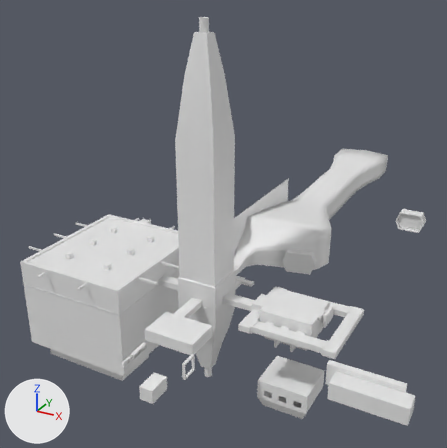
The Blender file Assets/Models/BunkerLevel.blend as it was, and as the next commit left it.
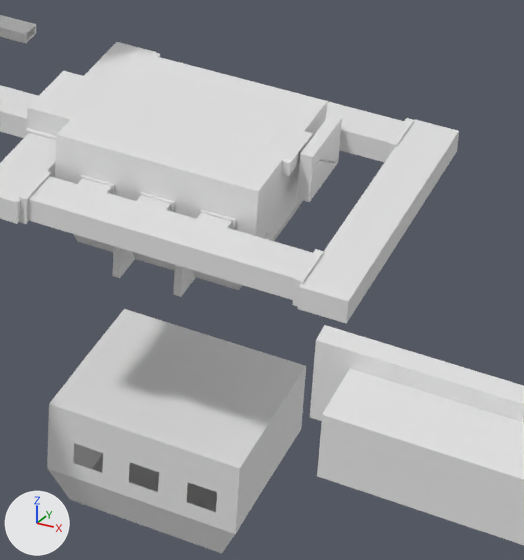
The first picture shows the older version from a camera (50 mm lens) standing at (287.0, -487.0, 329.0) and looking at (-39.0, 106.0, 33.0). The close-ups show both versions on the part from 55% to 85% of the width and 61% to 94% of the height of that picture; other places that the commit changed are outside them. Every picture has the same lights, and +X, +Y and +Z are marked at lower left.
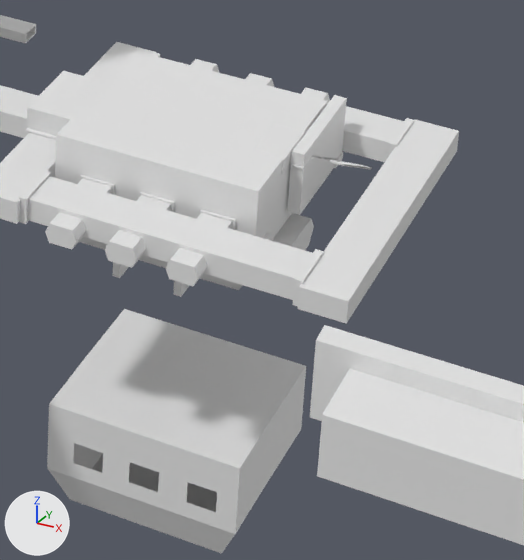
Edits to the bpy script that builds the scene:
```text
Change me_cube_113:
    remove me_cube_113.from_pydata(...)  # 8 vertices, 6 faces; spans x -1.9..1.3, y -10.5..10.3, z -7.7..5.3
    add me_cube_113.from_pydata(...)  # 80 vertices, 76 faces; spans x -1.9..1.3, y -10.5..20.1, z -12.1..5.3
    me_cube_113 part 1: 6 vertices removed from x -1.9..1.3, y -10.5..10.3, z -7.7..5.3; 78 vertices added at x -1.9..1.3, y -10.5..20.1, z -12.1..5.3
Change me_cube_117:
    remove me_cube_117.from_pydata(...)  # 500 vertices, 380 faces; spans x -1.7..1.7, y -9.1..6.9, z -4.1..3.9
    add me_cube_117.from_pydata(...)  # 8 vertices, 6 faces; spans x -0.2..0.2, y -1.7..1.7, z -0.2..0.2
    me_cube_117 part 2: the loose piece of 8 vertices spanning x -1.7..1.7, y -0.4..0.0, z -0.1..0.3 is turned 90 degrees about the z axis through its middle, then moved by (0.0, 0.2, -0.1)
    me_cube_117 part 3: 59 loose pieces with 492 vertices, spanning x -1.7..1.7, y -9.1..6.9, z -4.1..3.9, are deleted
Change ob_cube_074:
    ob_cube_074.location: (122.4, 0.0, 14.1) -> (120.6, 0.0, 14.1)
Change ob_cube_076:
    ob_cube_076.location: (129.7, 7.6, 10.5) -> (127.5, 7.6, 10.5)
Change ob_cube_078:
    ob_cube_078.location: (129.5, 8.4, 8.4) -> (135.3, 3.2, 12.1)
    ob_cube_078.rotation_euler: (0.0, 0.0, 0.0) -> (0.0, 0.0, -1.571)  # degrees (0, 0, 0) -> degrees (0, 0, -90)
    add _m = ob_cube_078.modifiers.new('Array', 'ARRAY')
    add _m.count = 115
    add _m.constant_offset_displace = (0.0, 0.0, 0.0)
    add _m.relative_offset_displace = (-0.5, 0.0, -0.3)
Add ob_hugedoor_009:
    ob_hugedoor_009 = bpy.data.objects.new('HugeDoor.009', me_cube_195)  # 24 vertices, 22 faces; spans x -6.02..6.02, y -2.37..7.19, z -2.34..5.57
    ob_hugedoor_009.location = (115.0, -40.2, 1.2)
    ob_hugedoor_009.rotation_euler = (0.0, 0.0, 3.134)  # degrees (0, 0, 180)
    ob_hugedoor_009.scale = (0.688, 0.688, 0.688)
Add ob_hugedoor_008:
    ob_hugedoor_008 = bpy.data.objects.new('HugeDoor.008', me_cube_195.copy())
    ob_hugedoor_008.location = (99.3, -40.2, 1.2)
    ob_hugedoor_008.rotation_euler = (0.0, 0.0, 3.134)  # degrees (0, 0, 180)
    ob_hugedoor_008.scale = (0.688, 0.688, 0.688)
Add ob_hugedoor_007:
    ob_hugedoor_007 = bpy.data.objects.new('HugeDoor.007', me_cube_195.copy())
    ob_hugedoor_007.location = (83.5, -40.2, 1.2)
    ob_hugedoor_007.rotation_euler = (0.0, 0.0, 3.134)  # degrees (0, 0, 180)
    ob_hugedoor_007.scale = (0.688, 0.688, 0.688)
Add ob_hugedoor_006:
    ob_hugedoor_006 = bpy.data.objects.new('HugeDoor.006', me_cube_195.copy())
    ob_hugedoor_006.location = (115.0, 40.6, 1.2)
    ob_hugedoor_006.scale = (0.688, 0.688, 0.688)
Add ob_hugedoor_005:
    ob_hugedoor_005 = bpy.data.objects.new('HugeDoor.005', me_cube_195.copy())
    ob_hugedoor_005.location = (99.3, 40.6, 1.2)
    ob_hugedoor_005.scale = (0.688, 0.688, 0.688)
Add ob_hugedoor_003:
    ob_hugedoor_003 = bpy.data.objects.new('HugeDoor.003', me_cube_195.copy())
    ob_hugedoor_003.location = (83.5, 40.6, 1.2)
    ob_hugedoor_003.scale = (0.688, 0.688, 0.688)
Add ob_cube_092:
    ob_cube_092 = bpy.data.objects.new('Cube.092', me_cube_136)  # 924 vertices, 694 faces; spans x -24.3..6.6, y -1.7..1.7, z -14.7..0.2
    ob_cube_092.location = (127.3, 3.2, 12.1)
    ob_cube_092.rotation_euler = (0.0, 0.0, -1.571)  # degrees (0, 0, -90)
Add ob_hugedoor_002:
    ob_hugedoor_002 = bpy.data.objects.new('HugeDoor.002', me_cube_118)  # 24 vertices, 22 faces; spans x -11.1..11.1, y -2.4..7.2, z -2.3..5.6
    ob_hugedoor_002.location = (121.1, 0.0, -14.8)
    ob_hugedoor_002.rotation_euler = (0.0, 0.0, -1.571)  # degrees (0, 0, -90)
```

Boxes [x1, y1, x2, y2] around the edits, measured in the close-ups (524 x 560 px; the box of a moved part takes in the faces that stretch with it):
'Cube.076', reshaped, moved (33% wider, 38% taller)
    before: [297, 115, 342, 202]
    after: [287, 95, 347, 215]
'Cube.074', moved
    before: [260, 125, 313, 176]
    after: [253, 123, 306, 174]
'HugeDoor.009', added
    after: [166, 248, 207, 286]
'HugeDoor.008', added
    after: [105, 230, 146, 268]
'HugeDoor.007', added
    after: [45, 212, 86, 249]
'HugeDoor.002', added
    after: [272, 213, 314, 250]
'HugeDoor.006', added
    after: [301, 88, 330, 102]
'HugeDoor.005', added
    after: [245, 73, 274, 87]
'HugeDoor.003', added
    after: [191, 59, 220, 73]
'Cube.078', reshaped, moved, turned, modifiers changed
    before: [315, 159, 336, 167]
    after: [330, 160, 372, 170]
'Cube.092', added
    after: [290, 155, 337, 170]
part 2 of me_cube_117, moved or reshaped (not visible before)
    after: [330, 160, 372, 170]
part 3 of me_cube_117, deleted
    before: [315, 159, 336, 167]
